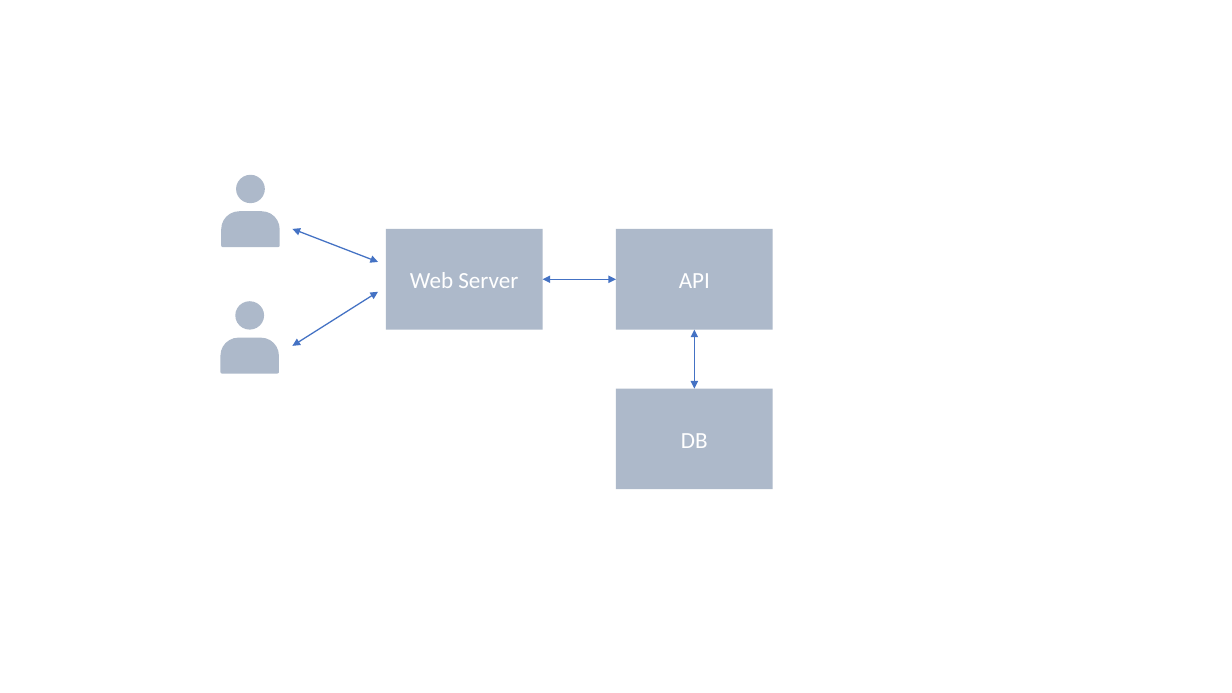
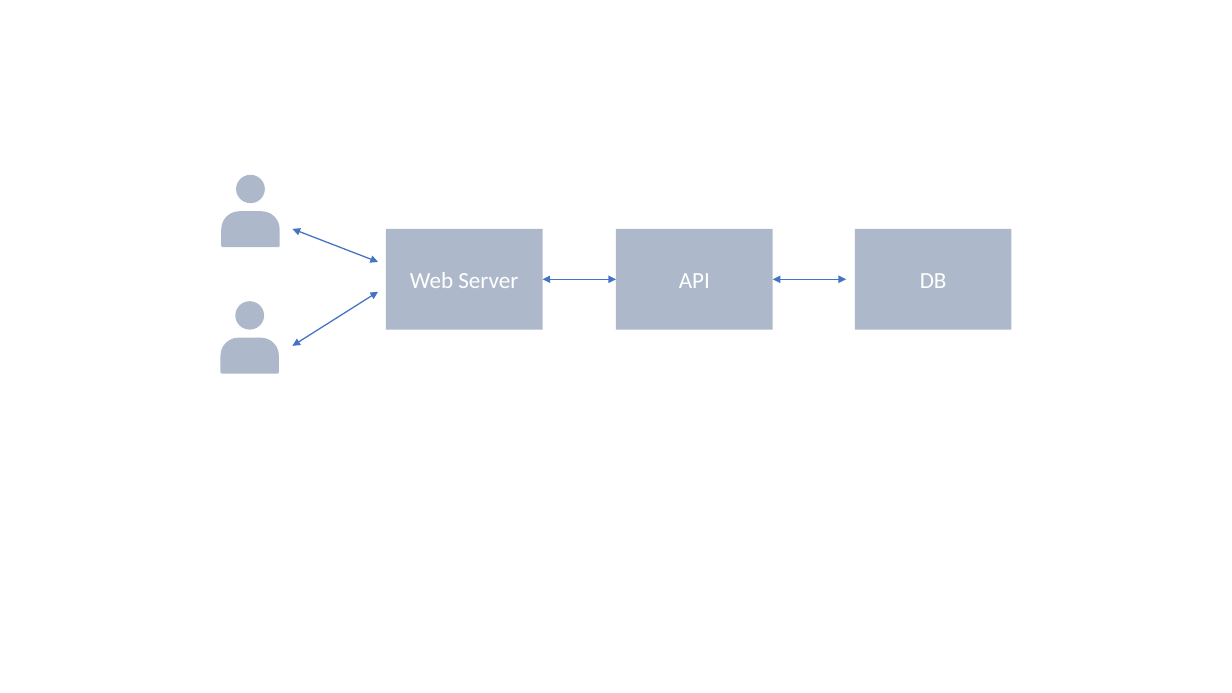
Before and after one commit to pafinkbeiner/swe-security, a slide deck: slide 2 of Dokumentation/Literatur/Architektur.pptx. Drawn at 1232x693 pixels with LibreOffice and Linux fonts; fonts in the diff are those of the drawing. Boxes give left, top, right and bottom in pixels: in the first picture for what was removed or moved away, otherwise in the second. Text is boxed around its words. In the diff, an @@ line names an element or a change of style, - is before the commit and + after.

```diff
--- a/Dokumentation/Literatur/Architektur.pptx
+++ b/Dokumentation/Literatur/Architektur.pptx
@@ rectangle "DB": place and size @@
-rectangle "DB" at box(616, 389, 774, 490)
+rectangle "DB" at box(855, 229, 1012, 330)
@@ double arrow moved from (694, 330) - (694, 389) to (773, 279) - (847, 279) @@
```
Also in this commit, not shown: 4 other files.
